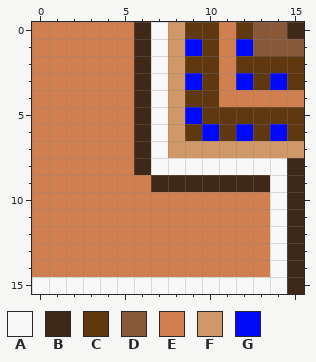
Two versions of one pixel-art sprite, assets/levels/aqua/textures/box/indestructible/corner.png. This is how it looked before the edit.
The file is 16x16 pixels.
Palette (. is transparent): A #f8f8f8  B #402818  C #603810  D #885838  E #d08050  F #d09868  G #0008f8
Pixels before, first column x 0:
 0 EEEEEEBAFCCECDDB
 1 EEEEEEBAFGCEGDDD
 2 EEEEEEBAFCCECCCC
 3 EEEEEEBAFGCEGCGC
 4 EEEEEEBAFCCEEEEE
 5 EEEEEEBAFGCCCCCC
 6 EEEEEEBAFCGCGCGC
 7 EEEEEEBAFFFFFFFF
 8 EEEEEEBAAAAAAAAB
 9 EEEEEEEBBBBBBBAB
10 EEEEEEEEEEEEEEAB
11 EEEEEEEEEEEEEEAB
12 EEEEEEEEEEEEEEAB
13 EEEEEEEEEEEEEEAB
14 EEEEEEEEEEEEEEAB
15 AAAAAAAAAAAAAAAB
After:
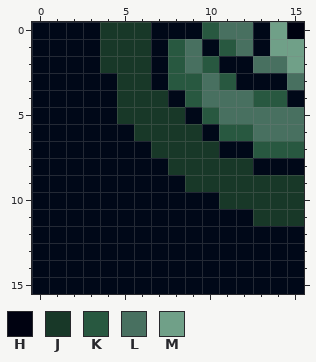
Colours new in this view: H #000211  J #183828  K #285840  L #487060  M #70a088
The edit:
Colour E changes from #d08050 to #000818.
The edit turns colour A into colour E in rows 0 to 3 at x 7; in row 8 at x 7 and 13 to 14; in rows 12 to 14 at x 14; in row 15 at x 0 to 14.
The edit turns colour B into colour E in row 7 at x 6; in row 8 at x 6 and 15; in row 9 at x 7 to 8; in rows 12 to 15 at x 15.
The edit turns colour C into colour E in row 0 at x 9; in row 1 at x 10; in row 2 at x 12; in row 3 at x 13.
The edit turns colour D into colour E in rows 0 to 1 at x 13.
The edit turns colour F into colour E in row 0 at x 8; in row 4 at x 8; in row 7 at x 11 to 12.
The edit turns colour G into colour E in row 3 at x 12 and 14; in row 5 at x 9; in row 6 at x 10.
The edit turns colour B into colour H in row 0 at x 15.
The edit turns colour A into colour J in rows 4 to 7 at x 7; in row 8 at x 8 to 12; in rows 9 to 11 at x 14.
The edit turns colour B into colour J in rows 0 to 6 at x 6; in row 9 at x 9 to 13 and 15; in rows 10 to 11 at x 15.
The edit turns colour C into colour J in row 6 at x 9.
The edit turns colour E into colour J in rows 0 to 2 at x 4 to 5; in rows 3 to 5 at x 5; in row 10 at x 11 to 13; in row 11 at x 13.
The edit turns colour F into colour J in rows 5 to 6 at x 8; in row 7 at x 8 to 10.
The edit turns colour C into colour K in row 0 at x 10; in row 2 at x 10; in row 4 at x 9; in row 5 at x 10; in row 6 at x 11.
The edit turns colour E into colour K in row 1 at x 11; in row 3 at x 11; in row 4 at x 13 to 14.
The edit turns colour F into colour K in rows 1 to 3 at x 8; in row 7 at x 13 to 15.
The edit turns colour G into colour K in row 3 at x 9; in row 6 at x 12.
The edit turns colour C into colour L in row 0 at x 12; in row 2 at x 9 and 13 to 14; in row 3 at x 10 and 15; in row 4 at x 10; in row 5 at x 11 to 15; in row 6 at x 13 and 15.
The edit turns colour E into colour L in row 0 at x 11; in row 4 at x 11 to 12.
The edit turns colour G into colour L in row 1 at x 9 and 12; in row 6 at x 14.
The edit turns colour C into colour M in row 2 at x 15.
The edit turns colour D into colour M in row 0 at x 14; in row 1 at x 14 to 15.
Where, in picture pixels (left, top, right, bottom), the same in both pictures:
changed: (32, 22, 304, 294)
